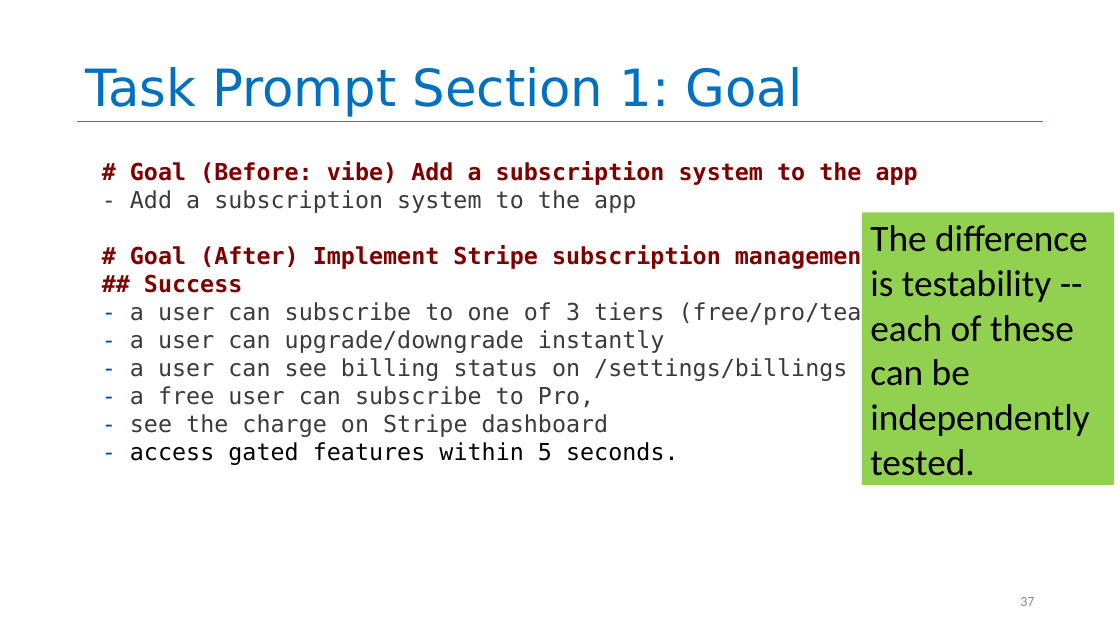
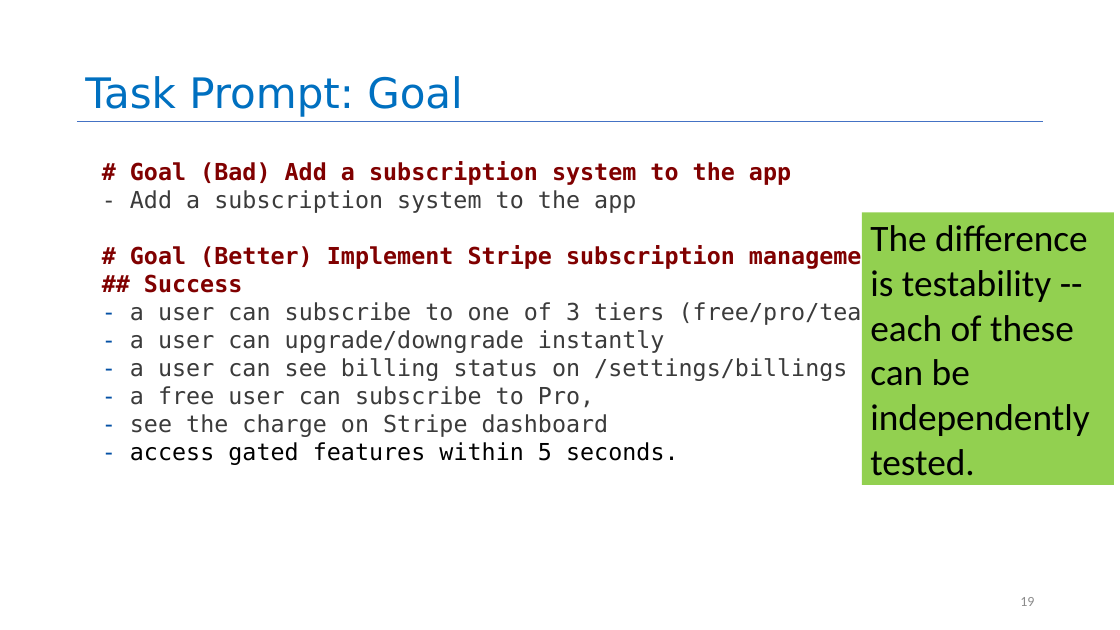
Before and after one commit to neu-se/CS4530-Spring-2026, a slide deck: slide 19 of Slides/Module 16 Using AI Agents.pptx (slide 37 before the commit). Drawn at 1120x630 pixels with LibreOffice and Linux fonts; fonts in the diff are those of the drawing. Boxes give left, top, right and bottom in pixels: in the first picture for what was removed or moved away, otherwise in the second. Text is boxed around its words. In the diff, an @@ line names an element or a change of style, - is before the commit and + after.

```diff
--- a/Slides/Module 16 Using AI Agents.pptx
+++ b/Slides/Module 16 Using AI Agents.pptx
@@ title at [85, 76, 463, 117]: text changed; size 44 to 36 pt @@
-Task Prompt Section 1: Goal
+Task Prompt: Goal
@@ text at [130, 161, 791, 185]: text changed @@
-# Goal (Before: vibe) Add a subscription system to the app
+# Goal (Bad) Add a subscription system to the app
@@ text at [130, 245, 890, 270]: text changed @@
-# Goal (After) Implement Stripe subscription management
+# Goal (Better) Implement Stripe subscription management
@@ page number at [1020, 597, 1034, 606]: text changed @@
-37
+19
```
Also in this commit, not shown: 28 other slides changed, 7 slides added, 14 slides removed, 1 other file.
